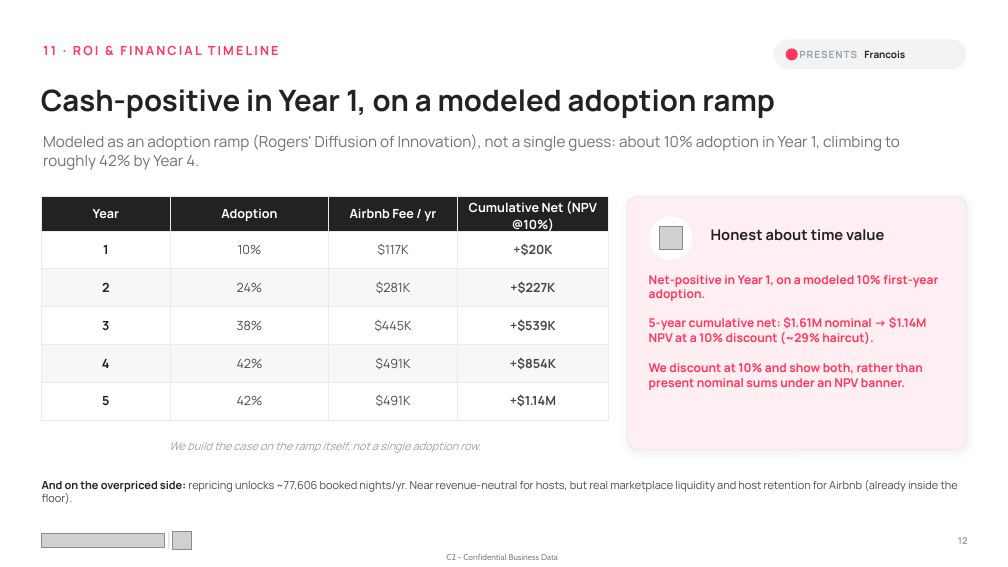
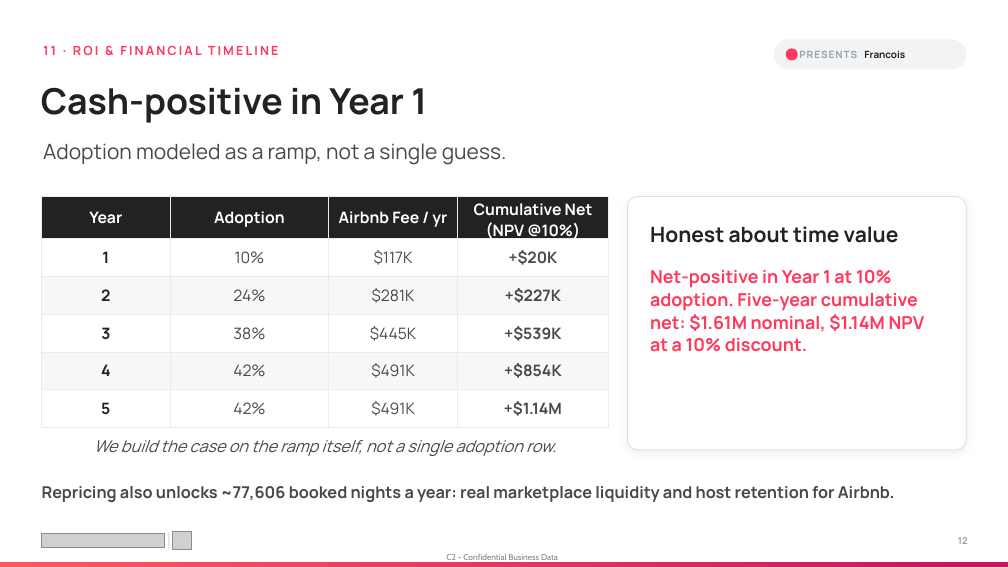
Before and after one commit to mkdn007/Cornell-Airbnb-Capstone, a slide deck: slide 12 of Airbnb Pricing Deck.pptx. Drawn at 1008x567 pixels with LibreOffice and Linux fonts; fonts in the diff are those of the drawing; grey boxes stand for pictures. Boxes give left, top, right and bottom in pixels: in the first picture for what was removed or moved away, otherwise in the second. Text is boxed around its words. In the diff, an @@ line names an element or a change of style, - is before the commit and + after.

```diff
--- a/Airbnb Pricing Deck.pptx
+++ b/Airbnb Pricing Deck.pptx
@@ text at (41,87,427,123): text changed; size 28 to 34 pt @@
-Cash-positive in Year 1, on a modeled adoption ramp
+Cash-positive in Year 1
@@ text at (43,143,507,165): text changed; size 14.5 to 20 pt; text colour #717171 to #484848 @@
-Modeled as an adoption ramp (Rogers' Diffusion of Innovation), not a single guess: about 10% adoption in Year 1, climbing to roughly 42% by Year 4.
+Adoption modeled as a ramp, not a single guess.
@@ table at (42,197,609,428) @@
@@ size 12 to 15 pt @@
@@ rounded rectangle at (628,197,966,450): fill #FFEEF2 to #FFFFFF; outline #EBEBEB 1 pt to #DDDDDD 0.75 pt @@
@@ ellipse removed at (649,216,693,260) @@
@@ text "Honest about time value": place and size @@
-text "Honest about time value" at (711,229,884,241)
+text "Honest about time value" at (650,226,899,243)
@@ text "Honest about time value" at (650,226,899,243): size 14 to 20 pt @@
@@ picture removed at (659,227,682,250) @@
@@ text at (650,270,925,352): text changed; size 11.5 to 17 pt @@
-Net-positive in Year 1, on a modeled 10% first-year adoption.
-5-year cumulative net: $1.61M nominal → $1.14M NPV at a 10% discount (~29% haircut).
-We discount at 10% and show both, rather than present nominal sums under an NPV banner.
+Net-positive in Year 1 at 10% adoption. Five-year cumulative net: $1.61M nominal, $1.14M NPV at a 10% discount.
@@ text "We build the case on ..." at (94,440,556,456): size 10.5 to 15.5 pt, text colour #9AA0A6 to #484848 @@
@@ text at (42,486,895,502): text changed; size 10.5 to 15.5 pt; text colour #4A4A4A to #484848; bold on @@
-And on the overpriced side: repricing unlocks ~77,606 booked nights/yr. Near revenue-neutral for hosts, but real marketplace liquidity and host retention for Airbnb (already inside the floor).
+Repricing also unlocks ~77,606 booked nights a year: real marketplace liquidity and host retention for Airbnb.
@@ rectangle added at (0,562,1008,567), fill gradient #FF595F to #C31561 @@
```
Also in this commit, not shown: 19 other slides changed, 2 slides added.
